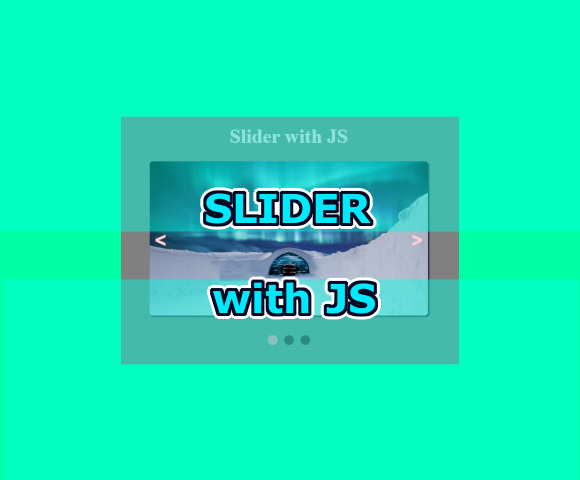
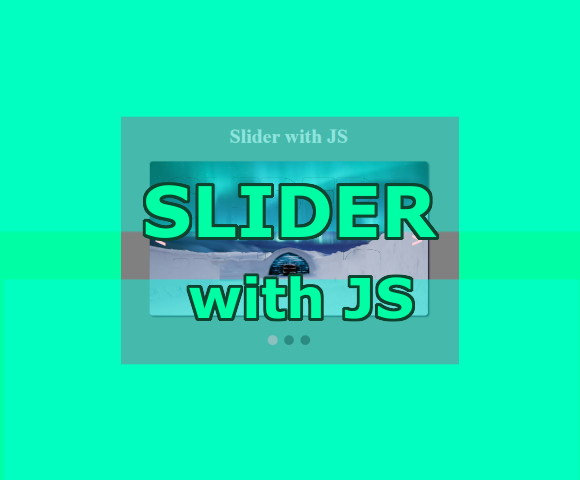
Layers edited between the first and the second 580 x 480 image:
painted on "SLIDER ..." over [145, 185, 437, 319]
painted on "oneMore" over [142, 177, 440, 322]
removed layer "oneMore #4" over [200, 187, 381, 320]
